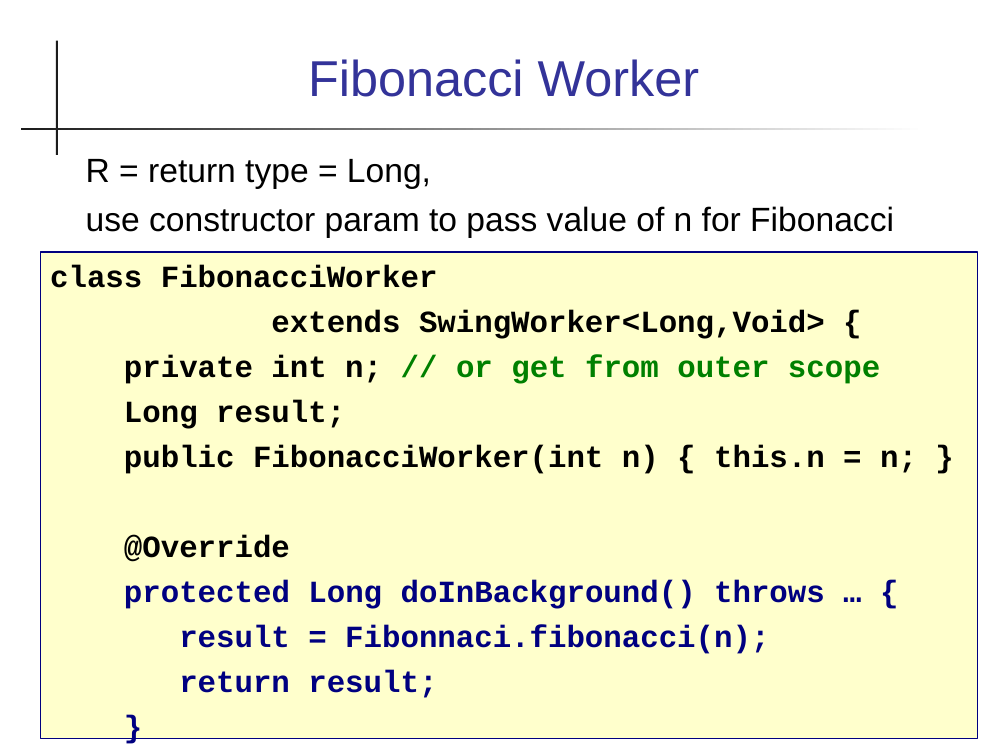
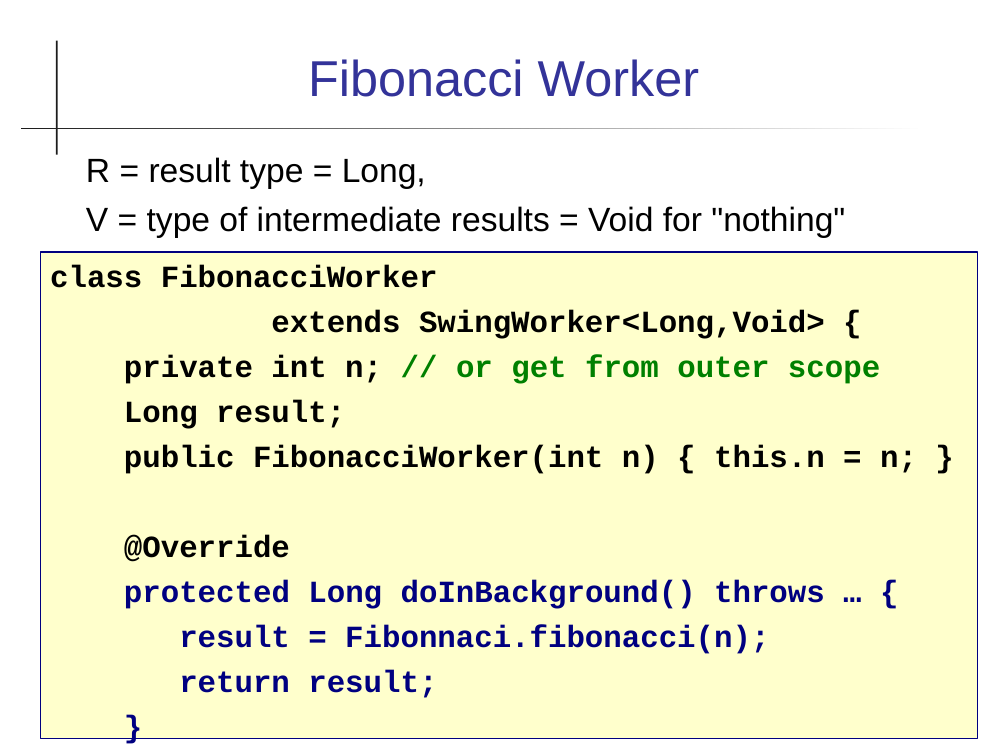
Before and after one commit to skeoop/skeoop.github.io, a slide deck: slide 15 of week10/Threads-in-Swing.ppt (slide 14 before the commit). Drawn at 1008x756 pixels with LibreOffice and Linux fonts; fonts in the diff are those of the drawing. Boxes give left, top, right and bottom in pixels: in the first picture for what was removed or moved away, otherwise in the second. Text is boxed around its words. In the diff, an @@ line names an element or a change of style, - is before the commit and + after.

```diff
--- a/week10/Threads-in-Swing.ppt
+++ b/week10/Threads-in-Swing.ppt
@@ text at (86, 157, 845, 238): text changed @@
-R = return type = Long,
-use constructor param to pass value of n for Fibonacci
+R = result type = Long,
+V = type of intermediate results = Void for "nothing"
```
Also in this commit, not shown: 9 other slides changed, 3 slides added, 17 other files.
